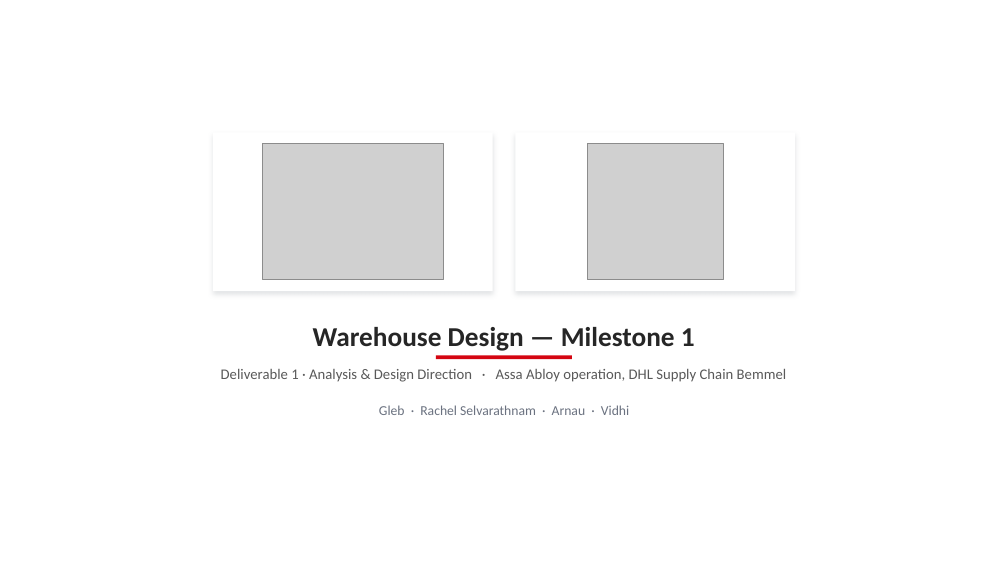
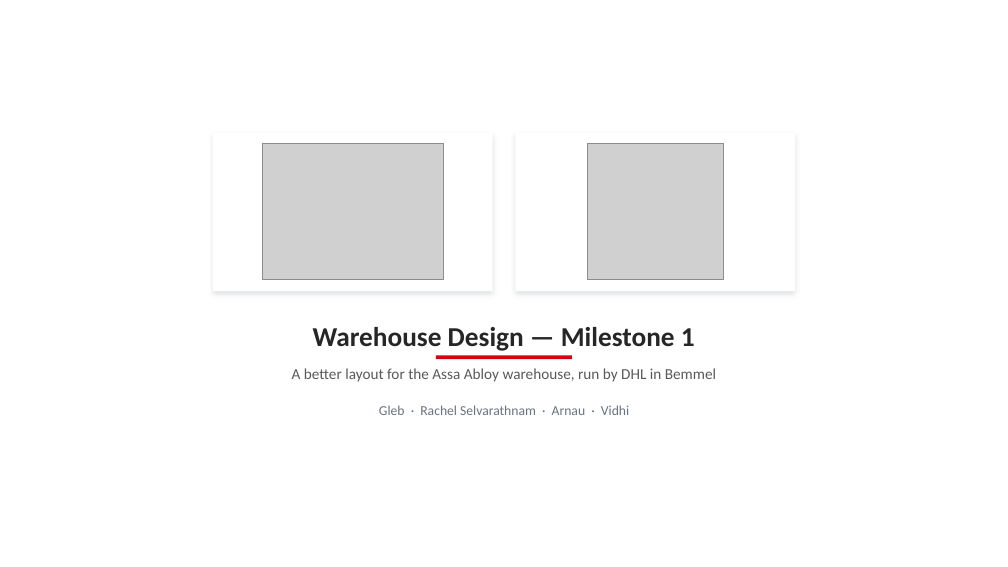
Before and after one commit to glebpankov2005-coder/Operations-Management-, a slide deck: slide 1 of deliverables/DHL Group 3 Milestone 1 (v2).pptx. Drawn at 1008x567 pixels with LibreOffice and Linux fonts; fonts in the diff are those of the drawing; grey boxes stand for pictures; background and template pictures are left out. Boxes give left, top, right and bottom in pixels: in the first picture for what was removed or moved away, otherwise in the second. Text is boxed around its words. In the diff, an @@ line names an element or a change of style, - is before the commit and + after.

```diff
--- a/deliverables/DHL Group 3 Milestone 1 (v2).pptx
+++ b/deliverables/DHL Group 3 Milestone 1 (v2).pptx
@@ text at box(292, 368, 716, 382): text changed; size 14 to 14.5 pt @@
-Deliverable 1 · Analysis & Design Direction · Assa Abloy operation, DHL Supply Chain Bemmel
+A better layout for the Assa Abloy warehouse, run by DHL in Bemmel
```
Also in this commit, not shown: 6 other slides changed, 1 slide added, 1 slide removed, 1 other file.
